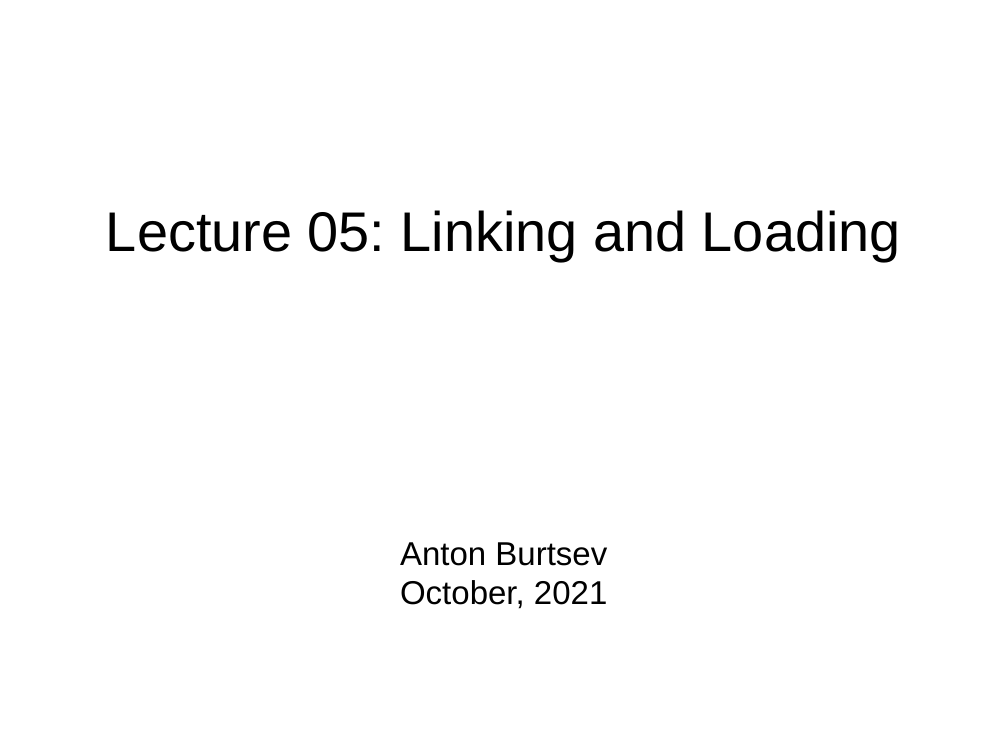
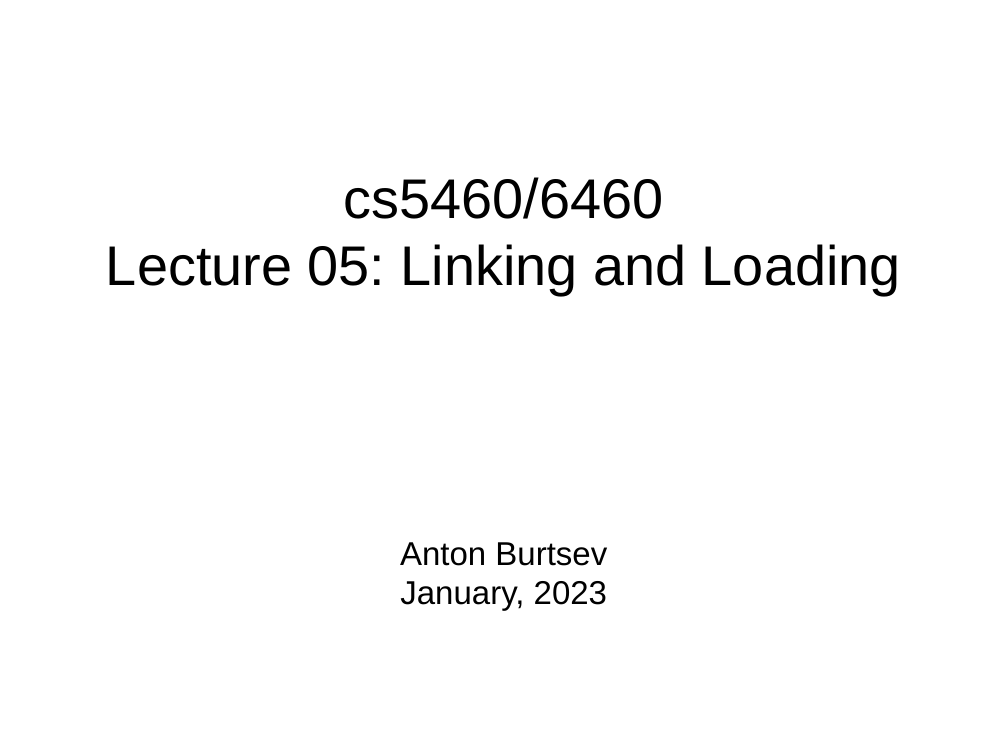
Before and after one commit to antonburtsev/cs5460, a slide deck: slide 1 of lectures/lecture05-linking-and-loading/lecture05-linking-and-loading.odp. Drawn at 1008x756 pixels with LibreOffice and Linux fonts; fonts in the diff are those of the drawing. Boxes give left, top, right and bottom in pixels: in the first picture for what was removed or moved away, otherwise in the second. Text is boxed around its words. In the diff, an @@ line names an element or a change of style, - is before the commit and + after.

```diff
--- a/lectures/lecture05-linking-and-loading/lecture05-linking-and-loading.odp
+++ b/lectures/lecture05-linking-and-loading/lecture05-linking-and-loading.odp
@@ title at <box>106,177,901,295</box>: text changed @@
-Lecture 05: Linking and Loading
+cs5460/6460
+Lecture 05: Linking and Loading
@@ subtitle at <box>400,581,607,611</box>: text changed @@
-October, 2021
+January, 2023
```
Also in this commit, not shown: 5 other files.
